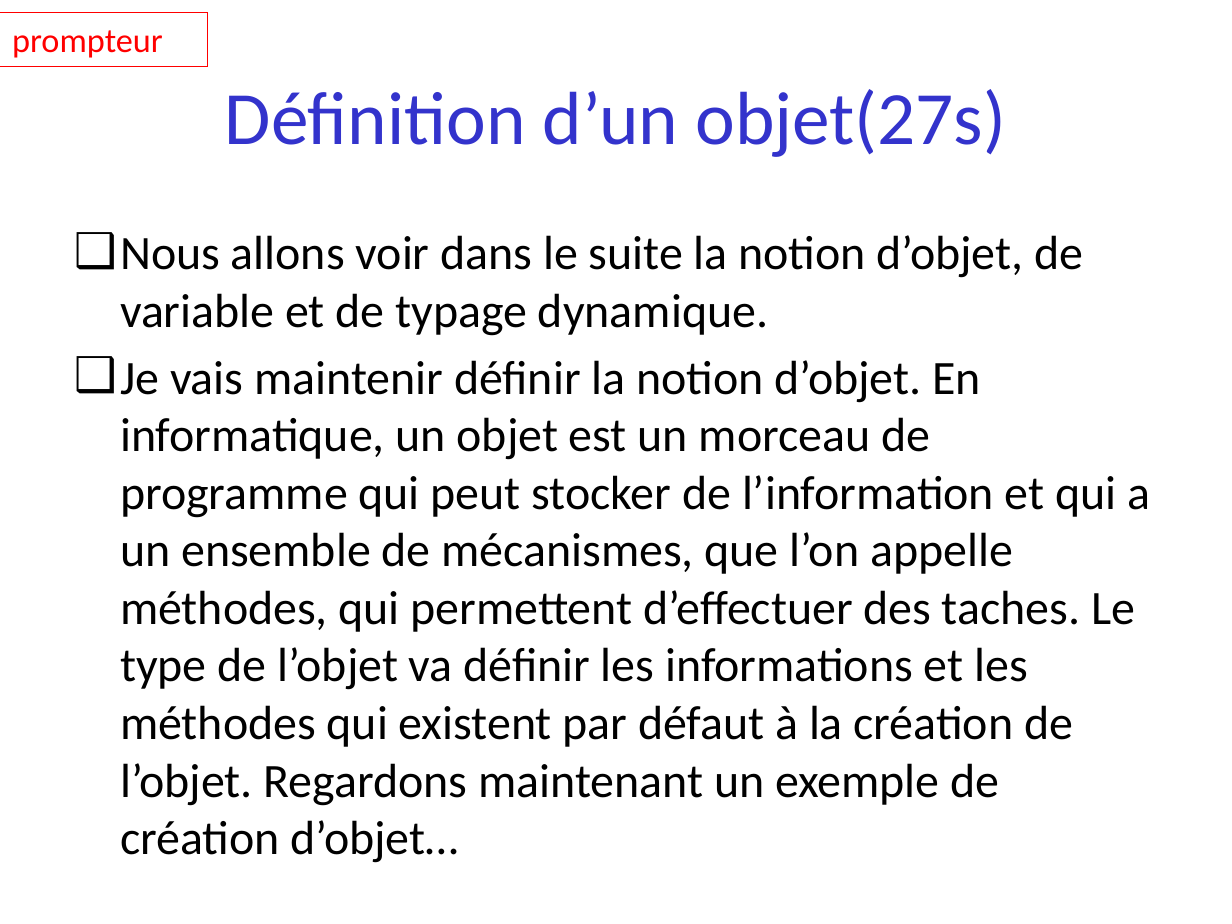
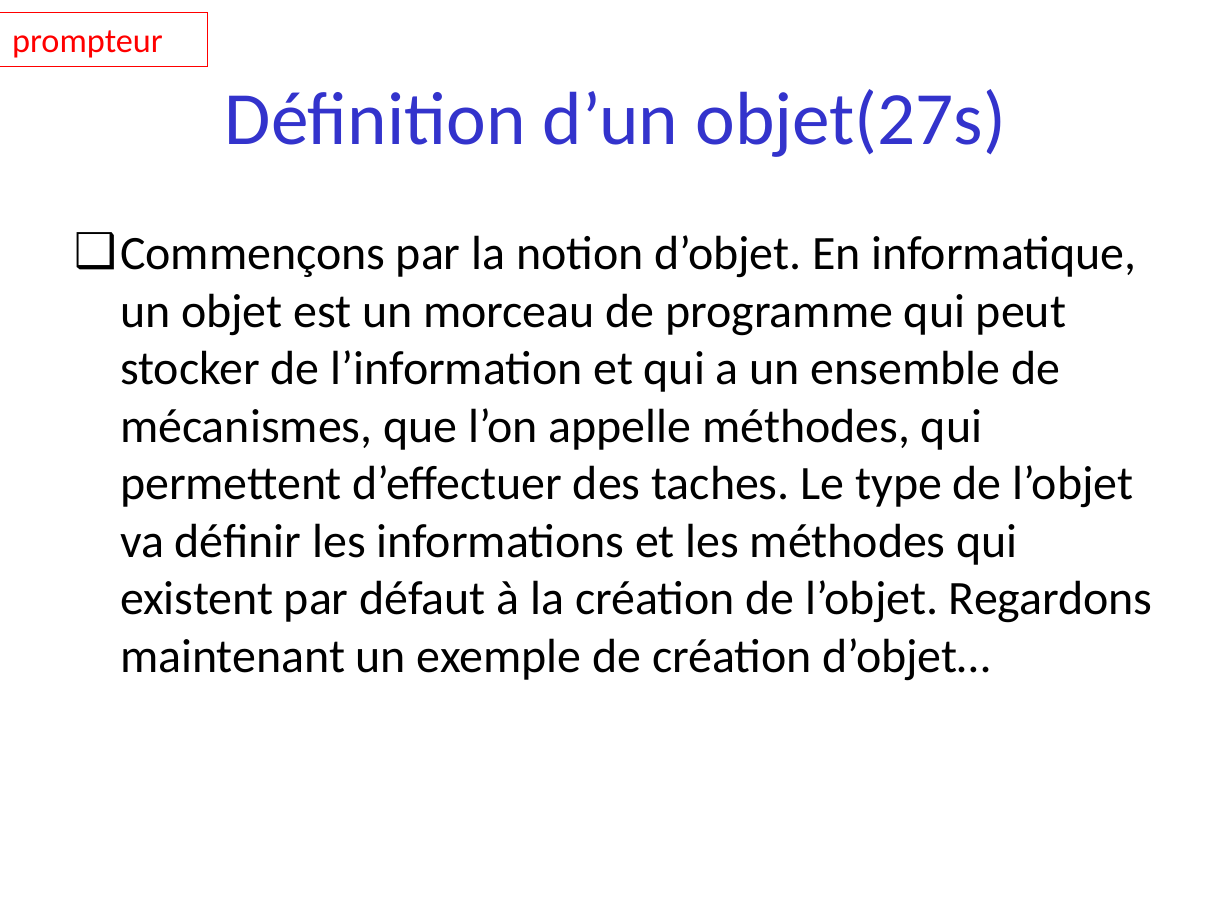
Before and after one commit to parmentelat/flotpython-archive, a slide deck: slide 3 of semaine2/semaine2-0.pptx (slide 6 before the commit). Drawn at 1232x924 pixels with LibreOffice and Linux fonts; fonts in the diff are those of the drawing. Boxes give left, top, right and bottom in pixels: in the first picture for what was removed or moved away, otherwise in the second. Text is boxed around its words. In the diff, an @@ line names an element or a change of style, - is before the commit and + after.

Commit message:
J'ai supprimé de la semaine 0 toutes référence à if, for, fonctions et modules. C'est beaucoup trop compliqué pour la première semaine. Il faut introduire pleins de notions à la fois (bloc d'instruction, indentation, expression évaluant à un booléen, etc.) c'est beaucoup trop, je n'ai pas réussi à présenter ça de manière claire aussi tôt. À la place, je vais introduire ces notions entre la présentation des types de base.

```diff
--- a/semaine2/semaine2-0.pptx
+++ b/semaine2/semaine2-0.pptx
@@ text at [120,235,1153,681]: text changed @@
-❑ Nous allons voir dans le suite la notion d’objet, de variable et de typage dynamique.
-❑ Je vais maintenir définir la notion d’objet. En informatique, un objet est un morceau de programme qui peut stocker de l’information et qui a un ensemble de mécanismes, que l’on appelle méthodes, qui permettent d’effectuer des taches. Le type de l’objet va définir les informations et les méthodes qui existent par défaut à la création de l’objet. Regardons maintenant un exemple de création d’objet…
+❑ Commençons par la notion d’objet. En informatique, un objet est un morceau de programme qui peut stocker de l’information et qui a un ensemble de mécanismes, que l’on appelle méthodes, qui permettent d’effectuer des taches. Le type de l’objet va définir les informations et les méthodes qui existent par défaut à la création de l’objet. Regardons maintenant un exemple de création d’objet…
```
Also in this commit, not shown: 4 other slides changed, 2 slides added, 2 slides removed.
